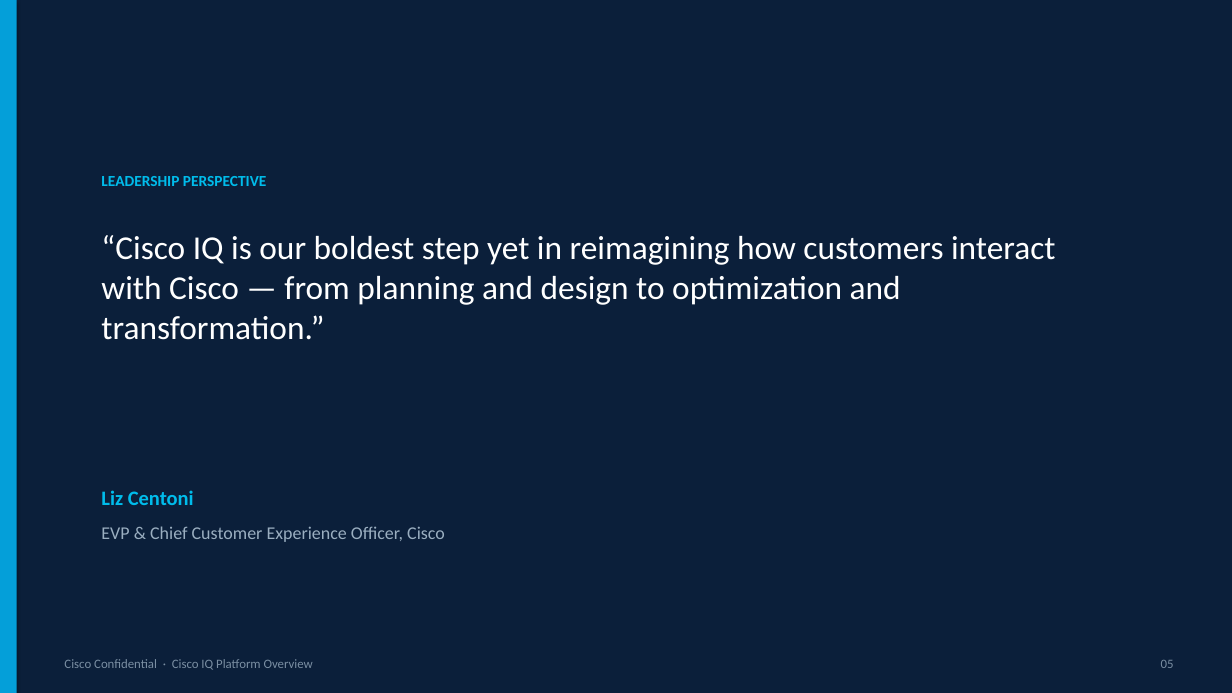
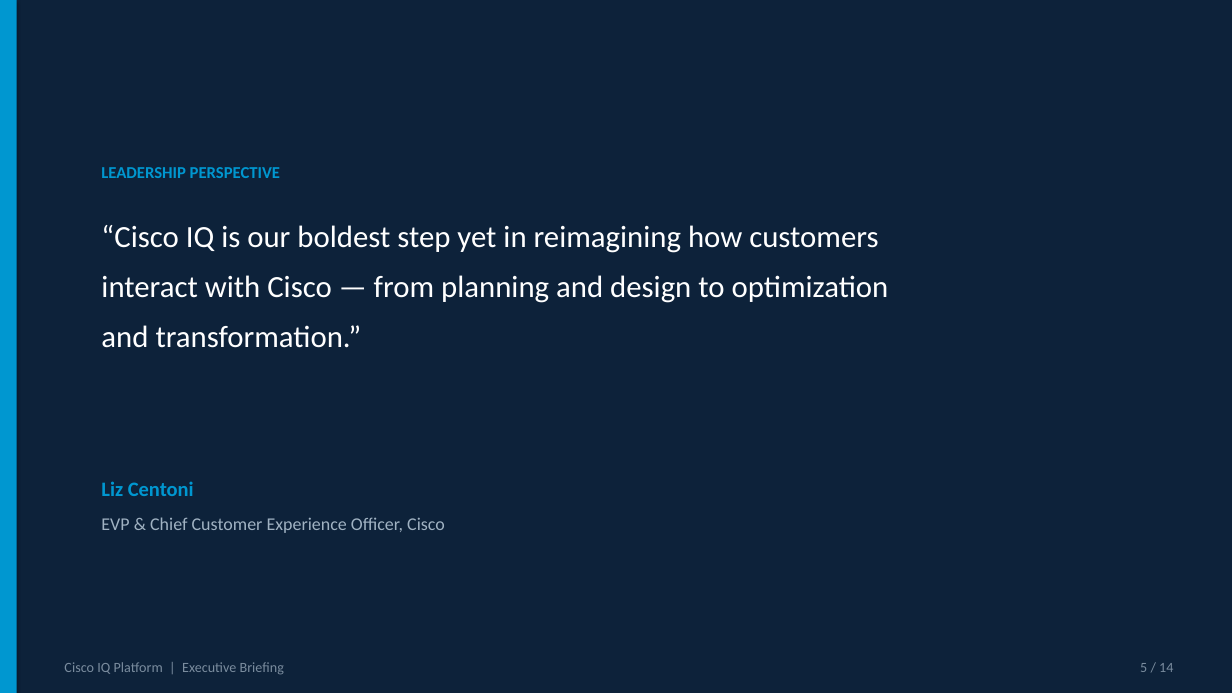
Before and after one commit to Ahmed-Nabhan/mindsparkle, a slide deck: slide 5 of docs/Cisco_IQ_Platform_Executive_Briefing.pptx. Drawn at 1232x693 pixels with LibreOffice and Linux fonts; fonts in the diff are those of the drawing. Boxes give left, top, right and bottom in pixels: in the first picture for what was removed or moved away, otherwise in the second. Text is boxed around its words. In the diff, an @@ line names an element or a change of style, - is before the commit and + after.

```diff
--- a/docs/Cisco_IQ_Platform_Executive_Briefing.pptx
+++ b/docs/Cisco_IQ_Platform_Executive_Briefing.pptx
@@ rectangle at box(0, 0, 1232, 693): fill #0B1F3A to #0D223A @@
@@ text "LEADERSHIP PERSPECTIVE": place and size @@
-text "LEADERSHIP PERSPECTIVE" at box(101, 176, 266, 186)
+text "LEADERSHIP PERSPECTIVE" at box(101, 167, 280, 178)
@@ text "LEADERSHIP PERSPECTIVE" at box(101, 167, 280, 178): size 12 to 13 pt, text colour #00BCEB to #0097D0 @@
@@ text at box(101, 225, 889, 348): text changed; size 26 to 24 pt @@
-“Cisco IQ is our boldest step yet in reimagining how customers interact with Cisco — from planning and design to optimization and transformation.”
+“Cisco IQ is our boldest step yet in reimagining how customers
+interact with Cisco — from planning and design to optimization
+and transformation.”
@@ text "Liz Centoni": place and size @@
-text "Liz Centoni" at box(101, 490, 194, 505)
+text "Liz Centoni" at box(101, 481, 194, 496)
@@ text "Liz Centoni" at box(101, 481, 194, 496): text colour #00BCEB to #0097D0 @@
@@ text "EVP & Chief Customer Experience ...": place and size @@
-text "EVP & Chief Customer Experience ..." at box(101, 526, 445, 542)
+text "EVP & Chief Customer Experience ..." at box(101, 517, 445, 533)
@@ text "EVP & Chief Customer Experience ..." at box(101, 517, 445, 533): text colour #9AAEC0 to #A0B2C2 @@
@@ text at box(64, 662, 284, 675): text changed; size 10 to 11 pt; text colour #7A8EA2 to #7A8C9E @@
-Cisco Confidential · Cisco IQ Platform Overview
+Cisco IQ Platform | Executive Briefing
@@ text at box(1140, 663, 1173, 672): text changed; size 10 to 11 pt; text colour #7A8EA2 to #7A8C9E @@
-05
+5 / 14
```
Also in this commit, not shown: 13 other slides changed, 5 other files.
